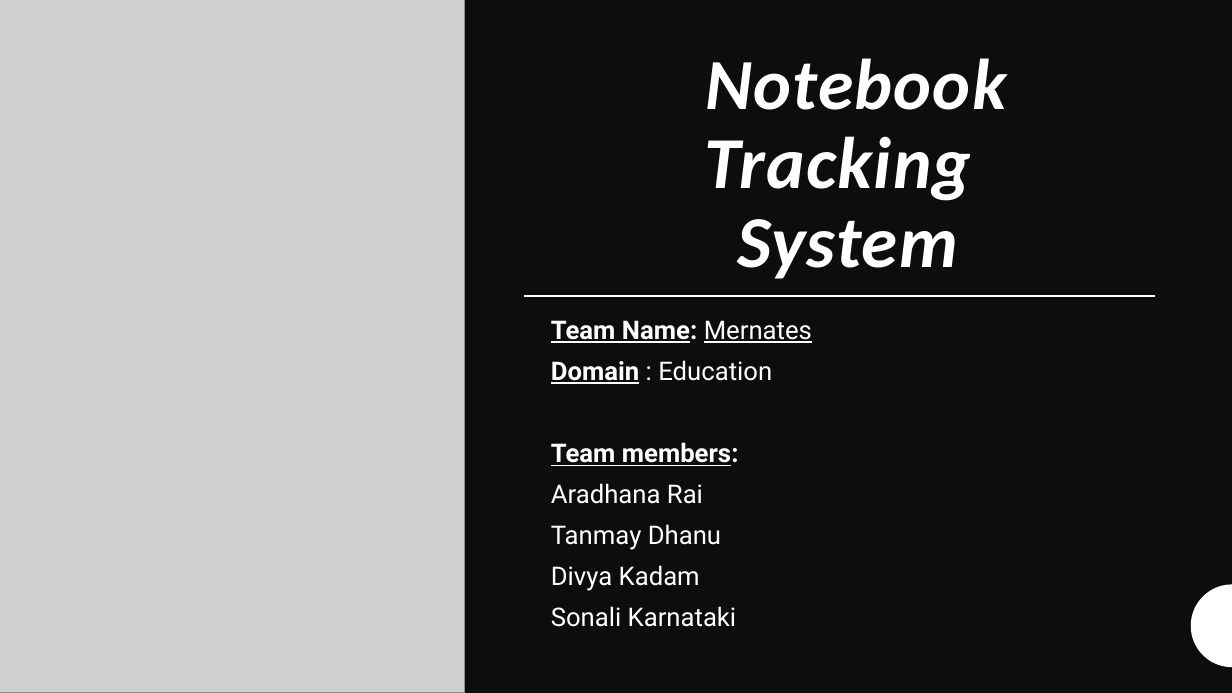
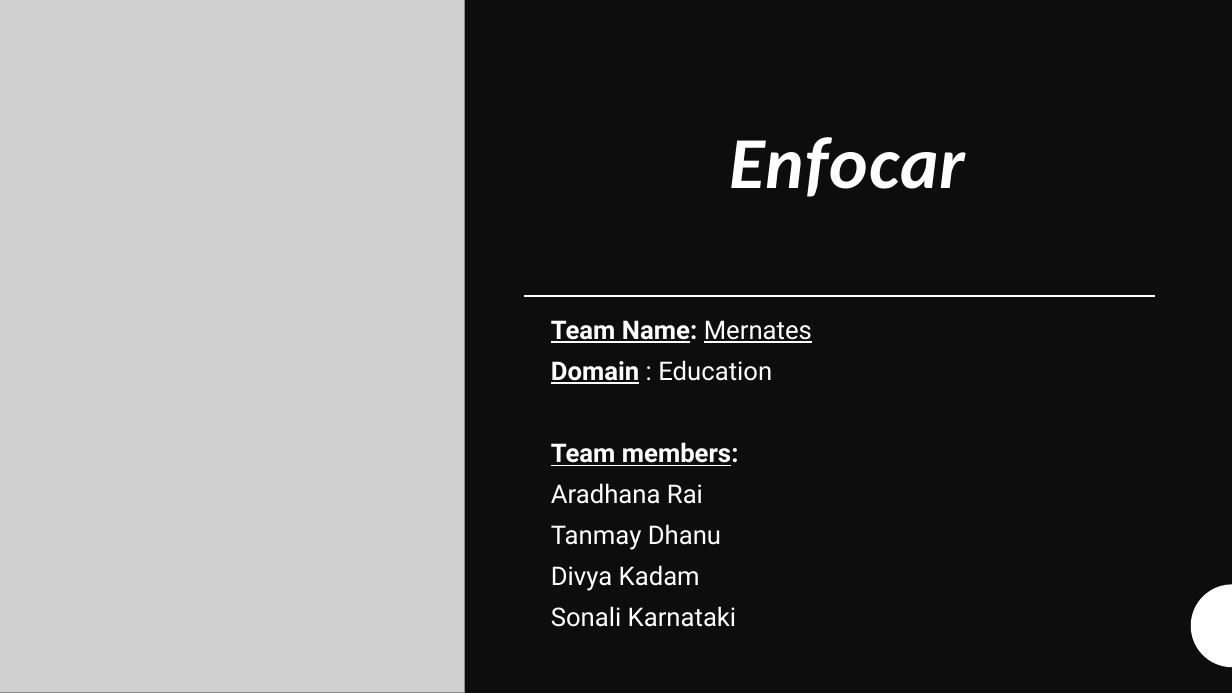
Before and after one commit to Vidyalakar-Institute-of-Technology/CISHack-Vidyalankar, a slide deck: slide 1 of Team Mernates/Team Mernates.pptx. Drawn at 1232x693 pixels with LibreOffice and Linux fonts; fonts in the diff are those of the drawing; grey boxes stand for pictures. Boxes give left, top, right and bottom in pixels: in the first picture for what was removed or moved away, otherwise in the second. Text is boxed around its words. In the diff, an @@ line names an element or a change of style, - is before the commit and + after.

```diff
--- a/Team Mernates/Team Mernates.pptx
+++ b/Team Mernates/Team Mernates.pptx
@@ title at [729, 137, 965, 197]: text changed @@
-Notebook Tracking
-System
+Enfocar
```
